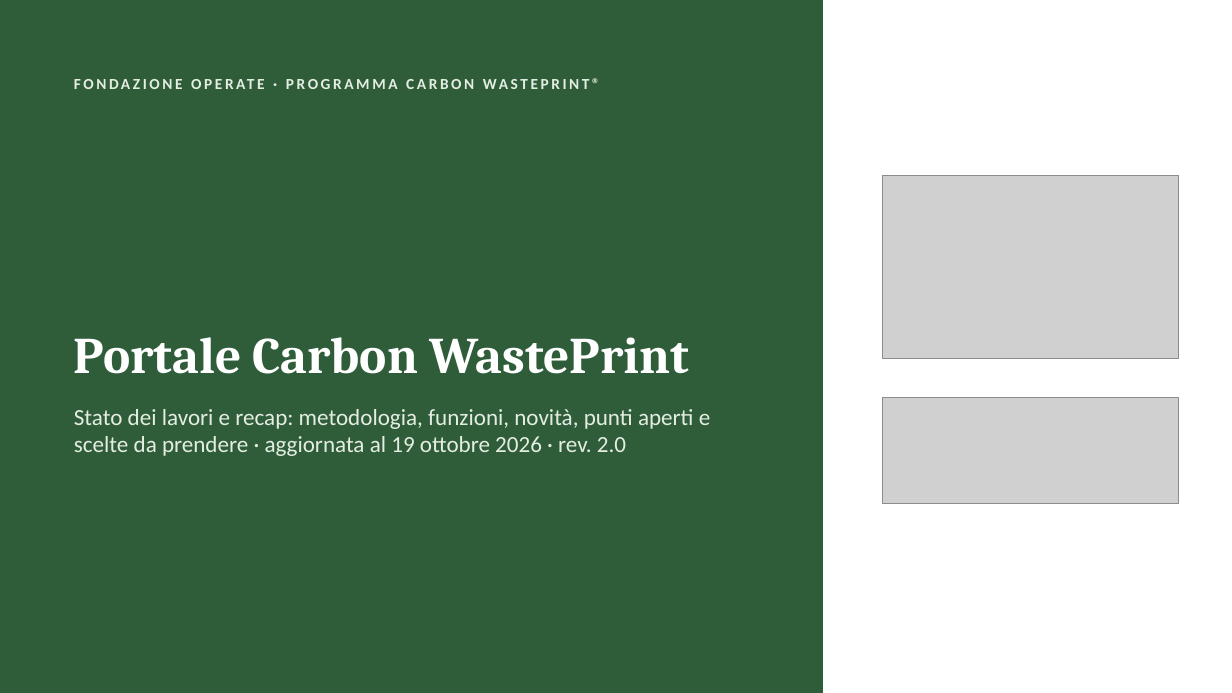
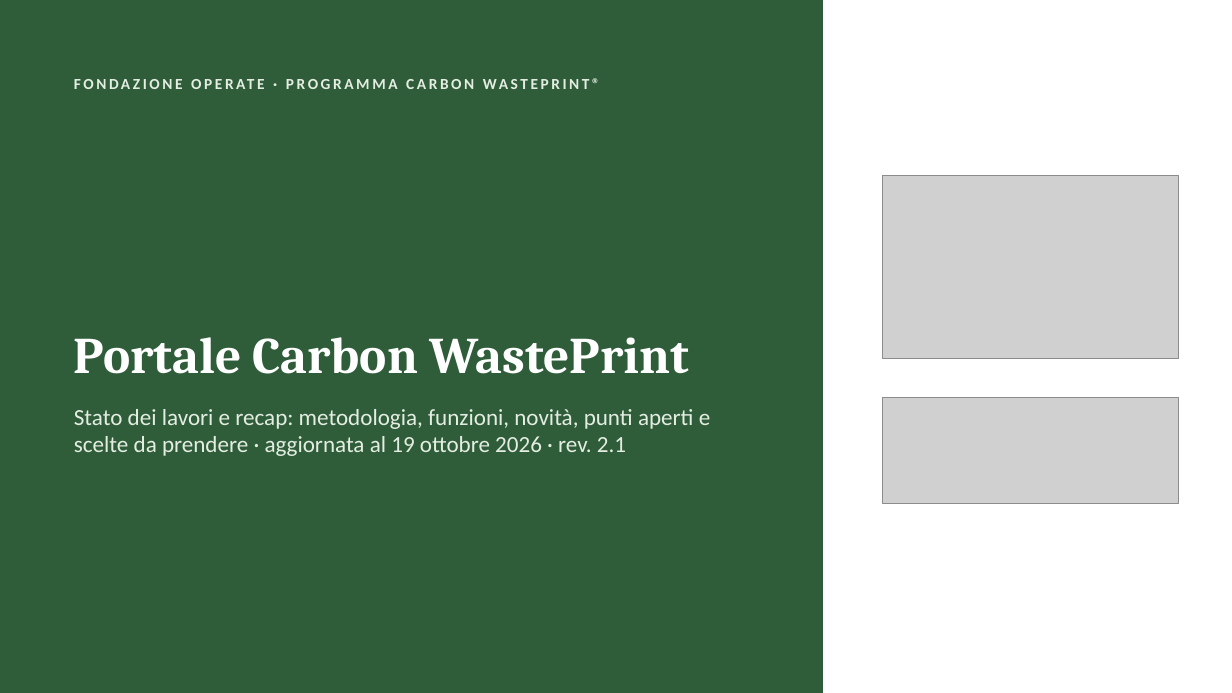
Before and after one commit to lucamorettioperate/portale-cwp, a slide deck: slide 1 of public/documentazione/Presentazione_Portale_CWP.pptx. Drawn at 1232x693 pixels with LibreOffice and Linux fonts; fonts in the diff are those of the drawing; grey boxes stand for pictures. Boxes give left, top, right and bottom in pixels: in the first picture for what was removed or moved away, otherwise in the second. Text is boxed around its words. In the diff, an @@ line names an element or a change of style, - is before the commit and + after.

```diff
--- a/public/documentazione/Presentazione_Portale_CWP.pptx
+++ b/public/documentazione/Presentazione_Portale_CWP.pptx
@@ text at [74,409,710,456]: text changed @@
-Stato dei lavori e recap: metodologia, funzioni, novità, punti aperti e scelte da prendere · aggiornata al 19 ottobre 2026 · rev. 2.0
+Stato dei lavori e recap: metodologia, funzioni, novità, punti aperti e scelte da prendere · aggiornata al 19 ottobre 2026 · rev. 2.1
```
Also in this commit, not shown: 13 other slides changed, 27 other files.
